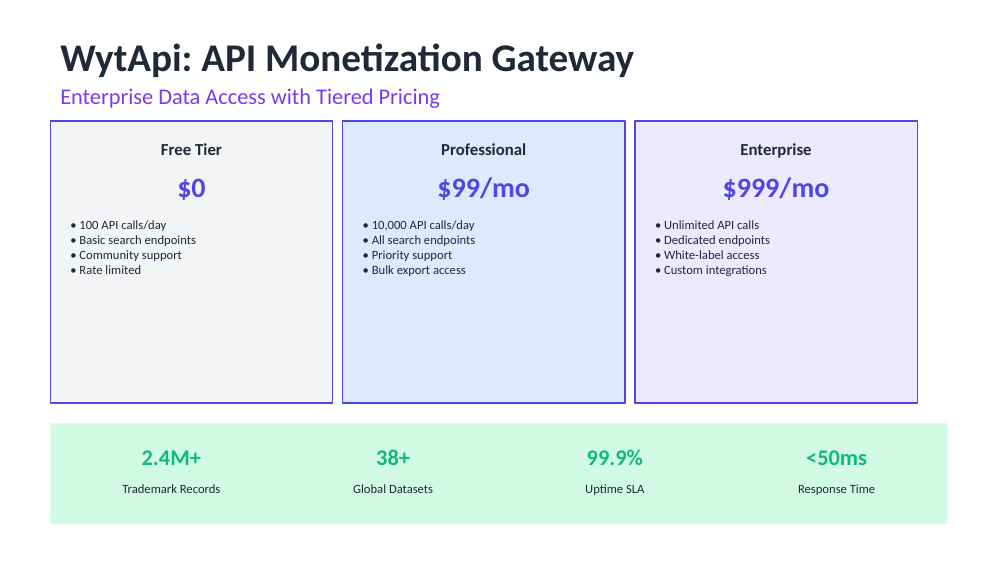
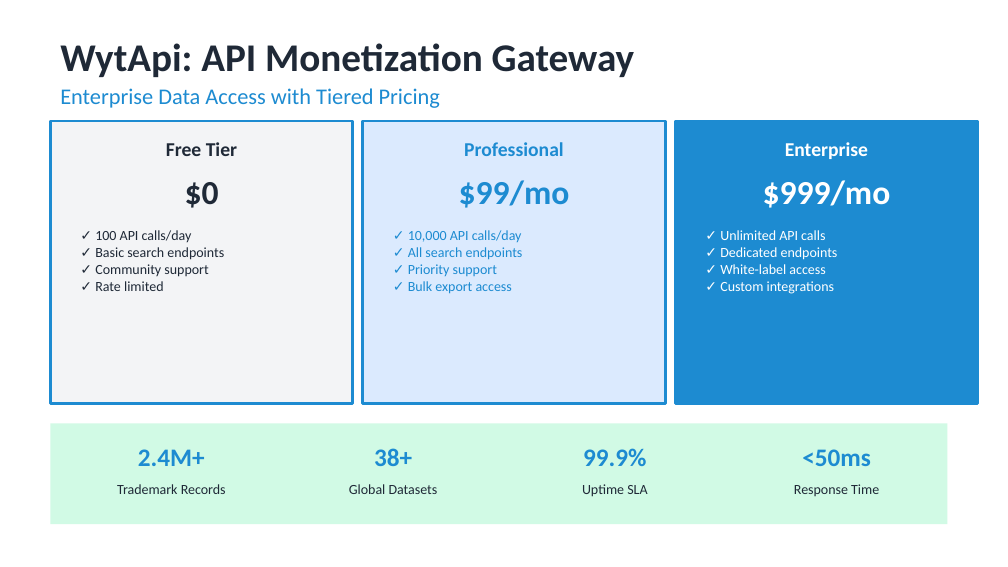
Before and after one commit to jkmuthu/newwytnet, a slide deck: slide 10 of docs/presentations/WytNet-Investor-Presentation-2025.pptx (slide 8 before the commit). Drawn at 1008x567 pixels with LibreOffice and Linux fonts; fonts in the diff are those of the drawing. Boxes give left, top, right and bottom in pixels: in the first picture for what was removed or moved away, otherwise in the second. Text is boxed around its words. In the diff, an @@ line names an element or a change of style, - is before the commit and + after.

```diff
--- a/docs/presentations/WytNet-Investor-Presentation-2025.pptx
+++ b/docs/presentations/WytNet-Investor-Presentation-2025.pptx
@@ text "Enterprise Data Access with Tiered ..." at bbox=[60, 88, 440, 108]: text colour #7C3AED to #1D8BD1 @@
@@ rectangle: place and size @@
-rectangle at bbox=[50, 121, 333, 403]
+rectangle at bbox=[50, 121, 353, 403]
@@ rectangle at bbox=[50, 121, 353, 403]: outline #4F46E5 1 pt to #1D8BD1 2 pt @@
@@ text "Free Tier" at bbox=[166, 142, 237, 156]: size 12 to 14 pt @@
@@ rectangle at bbox=[363, 121, 665, 403]: outline #4F46E5 1 pt to #1D8BD1 2 pt @@
@@ rectangle: place and size @@
-rectangle at bbox=[343, 121, 625, 403]
+rectangle at bbox=[363, 121, 665, 403]
@@ text "Professional": place and size @@
-text "Professional" at bbox=[441, 143, 526, 155]
+text "Professional" at bbox=[464, 142, 564, 156]
@@ text "Professional" at bbox=[464, 142, 564, 156]: size 12 to 14 pt, text colour #1F2937 to #1D8BD1 @@
@@ rectangle: place and size @@
-rectangle at bbox=[635, 121, 917, 403]
+rectangle at bbox=[675, 121, 978, 403]
@@ rectangle at bbox=[675, 121, 978, 403]: fill #EDE9FE to #1D8BD1; outline #4F46E5 1 pt to #1D8BD1 2 pt @@
@@ text "Enterprise": place and size @@
-text "Enterprise" at bbox=[740, 143, 811, 158]
+text "Enterprise" at bbox=[785, 142, 868, 159]
@@ text "Enterprise" at bbox=[785, 142, 868, 159]: size 12 to 14 pt, text colour #1F2937 to #FFFFFF @@
@@ text "$0" at bbox=[185, 182, 219, 208]: size 20 to 24 pt, text colour #4F46E5 to #1F2937 @@
@@ text "$99/mo": place and size @@
-text "$99/mo" at bbox=[437, 177, 529, 200]
+text "$99/mo" at bbox=[459, 180, 570, 208]
@@ text "$99/mo" at bbox=[459, 180, 570, 208]: size 20 to 24 pt, text colour #4F46E5 to #1D8BD1 @@
@@ text "$999/mo": place and size @@
-text "$999/mo" at bbox=[723, 177, 830, 200]
+text "$999/mo" at bbox=[763, 180, 891, 208]
@@ text "$999/mo" at bbox=[763, 180, 891, 208]: size 20 to 24 pt, text colour #4F46E5 to #FFFFFF @@
@@ text at bbox=[95, 230, 224, 291]: text changed; size 9 to 10 pt @@
-• 100 API calls/day
-• Basic search endpoints
-• Community support
-• Rate limited
+✓ 100 API calls/day
+✓ Basic search endpoints
+✓ Community support
+✓ Rate limited
@@ text at bbox=[408, 230, 523, 294]: text changed; size 9 to 10 pt; text colour #1F2937 to #1D8BD1 @@
-• 10,000 API calls/day
-• All search endpoints
-• Priority support
-• Bulk export access
+✓ 10,000 API calls/day
+✓ All search endpoints
+✓ Priority support
+✓ Bulk export access
@@ text at bbox=[720, 230, 838, 294]: text changed; size 9 to 10 pt; text colour #1F2937 to #FFFFFF @@
-• Unlimited API calls
-• Dedicated endpoints
-• White-label access
-• Custom integrations
+✓ Unlimited API calls
+✓ Dedicated endpoints
+✓ White-label access
+✓ Custom integrations
@@ size 16 to 18 pt, text colour #10B981 to #1D8BD1 in 4 elements at bbox=[138, 449, 205, 466], bbox=[374, 448, 412, 466], bbox=[583, 448, 646, 466], bbox=[802, 449, 871, 466] @@
@@ size 9 to 10 pt in 4 elements at bbox=[117, 484, 226, 494], bbox=[349, 484, 438, 494], bbox=[582, 484, 647, 497], bbox=[794, 484, 879, 496] @@
```
Also in this commit, not shown: 5 other slides changed, 8 slides added, 7 slides removed, 4 other files.
